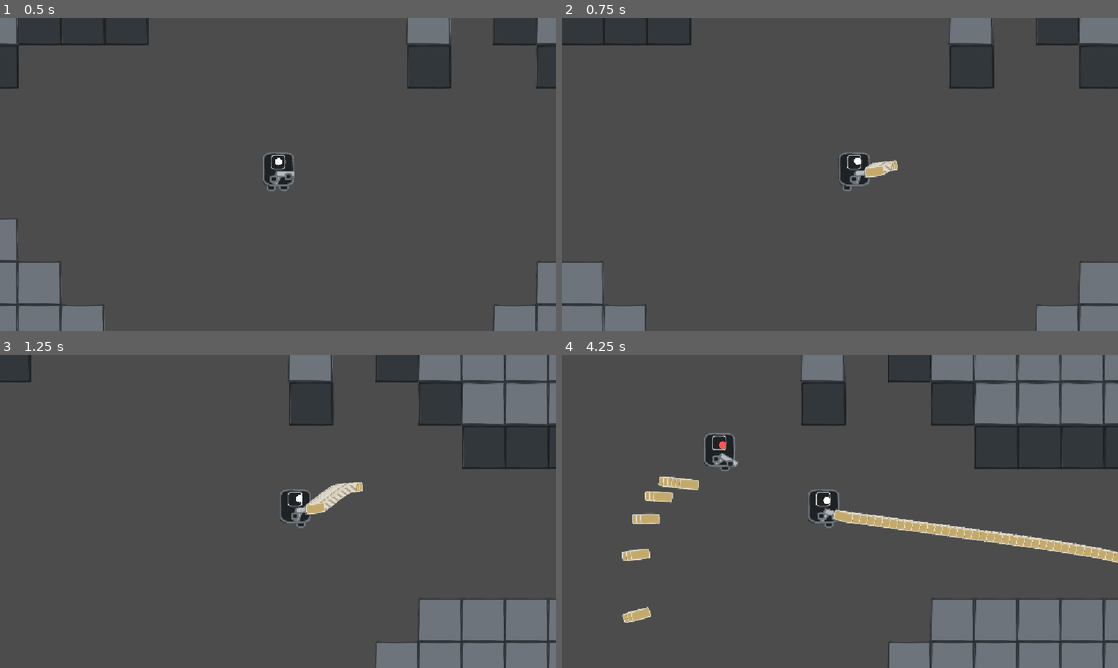
Above: before the commit, frames 1-4 (two rows, left to right).
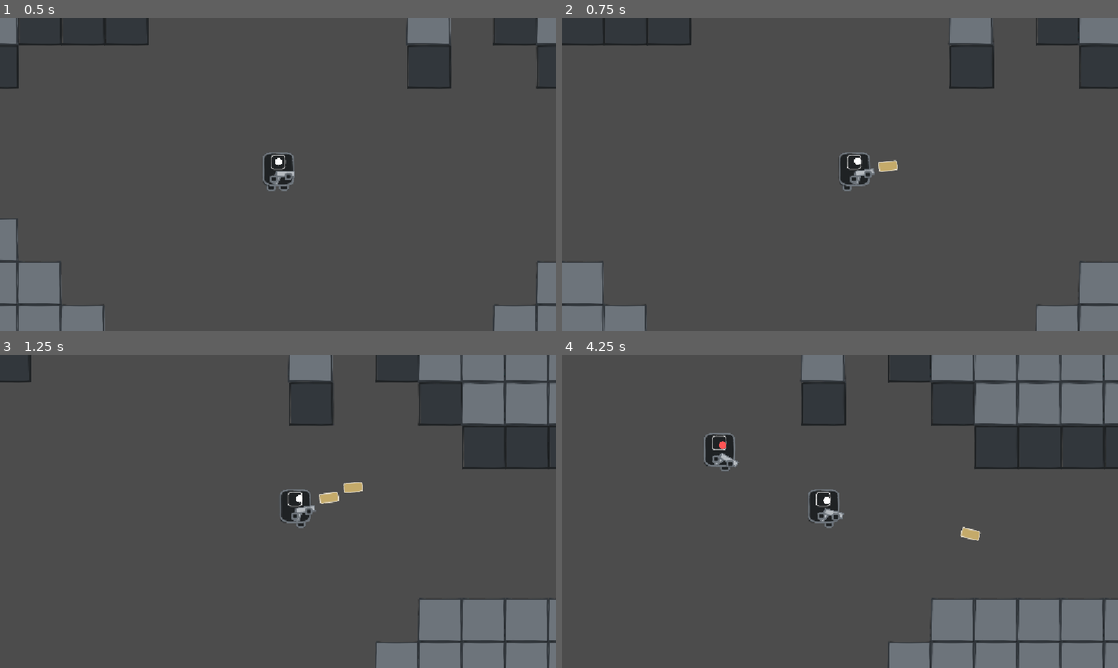
Above: after the commit, the same moments.

Repository: DennisFan11/BulletsBelow
Game: Godot game, scene res://scene/Lobby/Lobby.tscn
The game is run twice, just before and just after one commit, with the same random seed, the same clock (stepped at 60 frames per second) and the same inputs.
Inputs (mouse positions are in pixels of both pictures, inside the frame that each line leads up to):
- Up to frame 1 (0.5 s): no input
- Up to frame 2 (0.75 s): tap Enter at 0.5 s; move the mouse to (962, 158) at 0.52 s; press the mouse at (962, 158) at 0.53 s; hold D (move_right) from 0.53 s (still down)
- Up to frame 3 (1.25 s): keep holding D (move_right)
- Up to frame 4 (4.25 s): release D (move_right) at 1.25 s; release the mouse at (962, 495) at 1.25 s; drag from (728, 527) to (862, 511) at 1.27 s; move the mouse to (895, 442) at 2.02 s; press the mouse at (895, 442) at 2.03 s; hold D (move_right) 2.03-2.75 s; tap Enter at 2.1 s; release the mouse at (895, 442) at 2.75 s; drag from (812, 574) to (589, 486) at 2.77 s; move the mouse to (1006, 558) at 3.52 s; press the mouse at (1006, 558) at 3.53 s; hold A (move_left) from 3.53 s (still down)

Frame 1 is identical in both runs. In frame 2, 0.2% of the frame differs, in the area x 54-60%, y 45-51%; in frame 3, 0.5%; in frame 4, 2.7%, in the area x 10-100%, y 38-86%.

Commit message:
weapon CD

Diff:
--- a/GameSystem/BulletManager/BaseBullet.gd
+++ b/GameSystem/BulletManager/BaseBullet.gd
@@ -10,7 +10,7 @@
 ## 初始資料
 var _fire_pos: Vector2
 var _init_vel: Vector2
-## TODO 敵人子彈顏色區別(low)
+## TODO 敵人子彈顏色區別通用化(low)
 var _team: LayerConfig.TEAM
 
 ## 出生方法 由 BulletManager 調用
--- a/GameSystem/WeaponSystem/WeaponBase.gd
+++ b/GameSystem/WeaponSystem/WeaponBase.gd
@@ -18,17 +18,24 @@
 ## TODO 射擊槍口火光
 ## TODO 射擊螢幕震動
 ## TODO 射擊音效
-## TODO 射擊CD
 ## TODO 高速射擊
+
+@export var FIRE_CD: float = 0.4
+var _fire_cd: CooldownTimer = CooldownTimer.new()
 func fire():
+	if not _fire_cd.is_ready():
+		return
+	_fire_cd.trigger(FIRE_CD)
+	_fire()
+
+
+func _fire():
 	_bullet_manager.create(
 		BulletManager.TYPE.NORMAL_BULLET,
 		_get_fire_pos(),
 		750.0 * _get_fire_angle(),
 		team
-		)
-
-
+	)
 
 
 
--- a/GameSystem/WeaponSystem/手槍/手槍.gd
+++ b/GameSystem/WeaponSystem/手槍/手槍.gd
@@ -6,7 +6,7 @@
 
 const SPEED := 750.0
 
-func fire():
+func _fire():
 	_bullet_manager.create(
 		BulletManager.TYPE.NORMAL_BULLET,
 		_get_fire_pos(),
